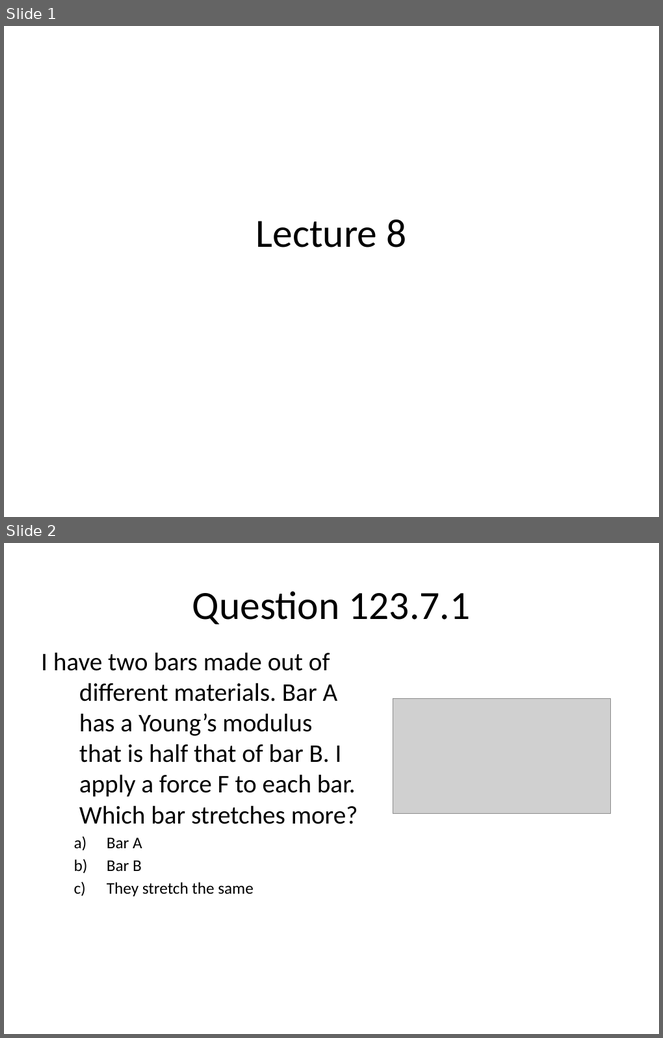
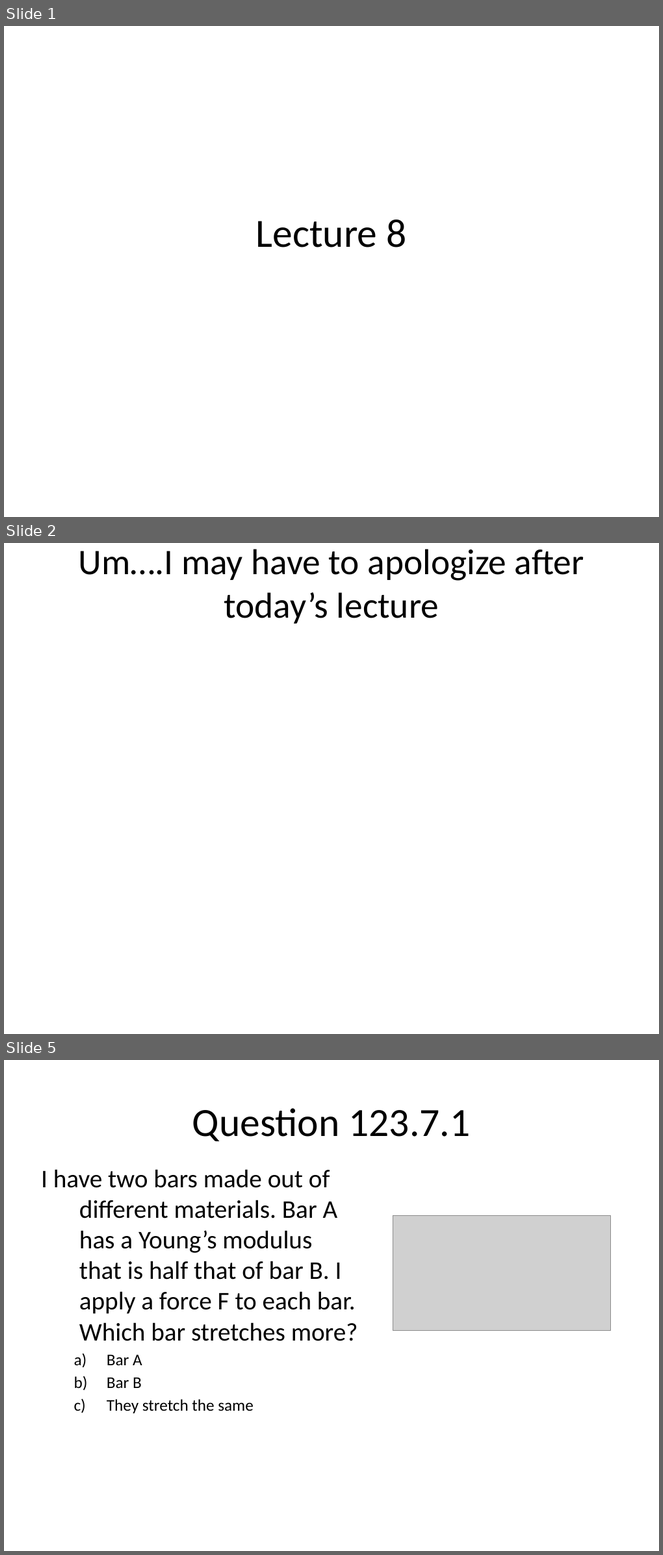
Before and after one commit to rtlines/Introductory-Physics-II, a slide deck: Lecture_Slides/PH 123 Lecture 08.pptx. Shown one above the other, each under a label of ours: slides 1 and 2 before the commit, slides 1, 2 and 5 after it; the slides between them are not shown. The pictures are 663x1038 and 663x1555 pixels, drawn with LibreOffice and Linux fonts; fonts in the diff are those of the drawing; grey boxes stand for pictures. Boxes give left, top, right and bottom in pixels: in the first picture for what was removed or moved away, otherwise in the second. Text is boxed around its words. In the diff, an @@ line names an element or a change of style, - is before the commit and + after.

```diff
--- a/Lecture_Slides/PH 123 Lecture 08.pptx
+++ b/Lecture_Slides/PH 123 Lecture 08.pptx
@@ slide 2 added at (4, 543, 659, 1034), background #FFFFFF @@
@@ title added at (79, 549, 584, 624), 39.6 pt, text #000000 @@
+Um….I may have to apologize after today’s lecture
@@ what was slide 2 is now slide 5 @@
```
Also in this commit, not shown: 6 other slides added, 2 slides removed, 8 other files.
